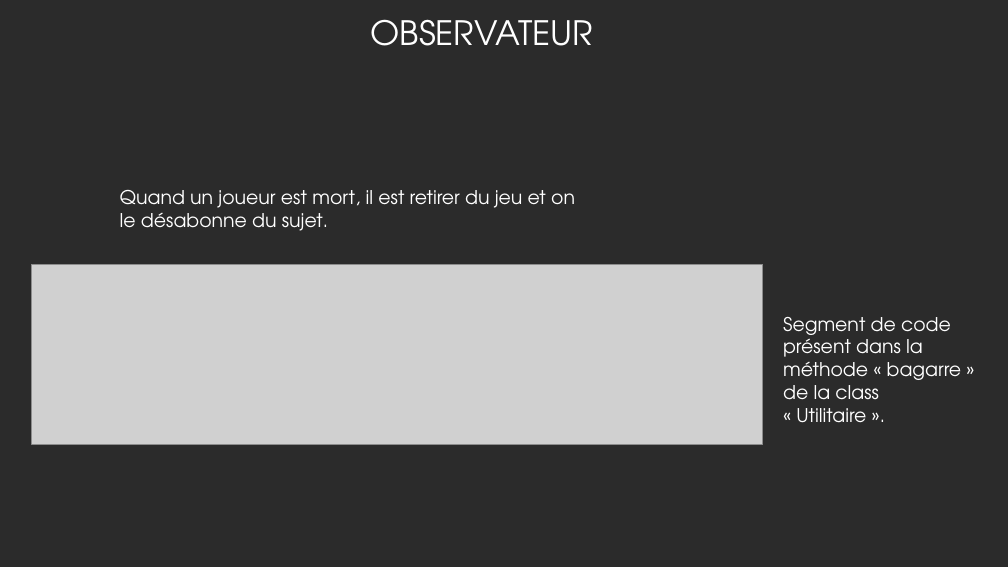
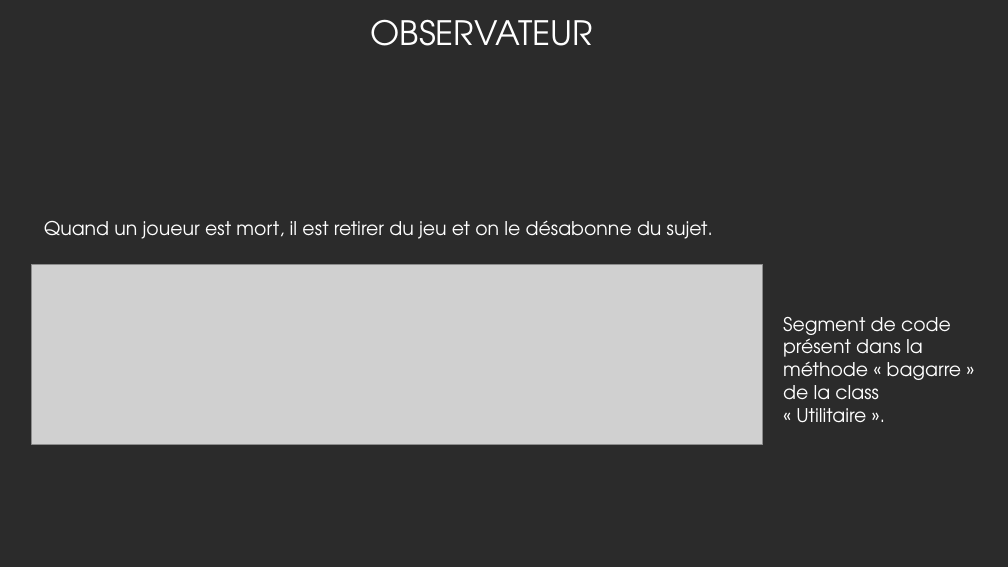
Before and after one commit to Waesz/Fight_Pattern-, a slide deck: slide 8 of Patron de conception.odp. Drawn at 1008x567 pixels with LibreOffice and Linux fonts; fonts in the diff are those of the drawing; grey boxes stand for pictures; background and template pictures are left out; a plain dark background stands for a picture behind light text. Boxes give left, top, right and bottom in pixels: in the first picture for what was removed or moved away, otherwise in the second. Text is boxed around its words. In the diff, an @@ line names an element or a change of style, - is before the commit and + after.

```diff
--- a/Patron de conception.odp
+++ b/Patron de conception.odp
@@ text "Quand un joueur est mort, ..." rewrapped from (120, 190, 575, 231) to (44, 220, 713, 239) @@
```
Also in this commit, not shown: 1 slide added, 3 other files.
